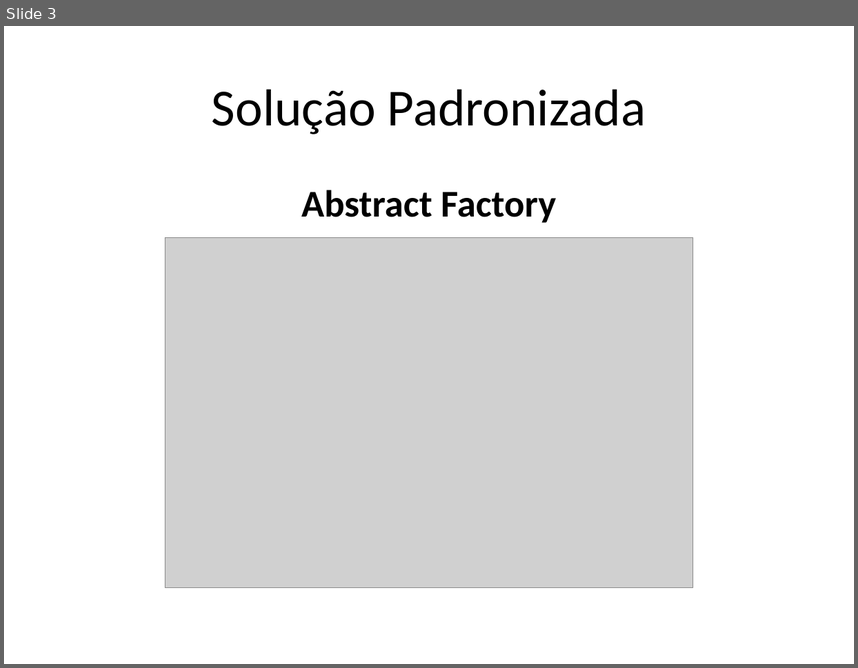
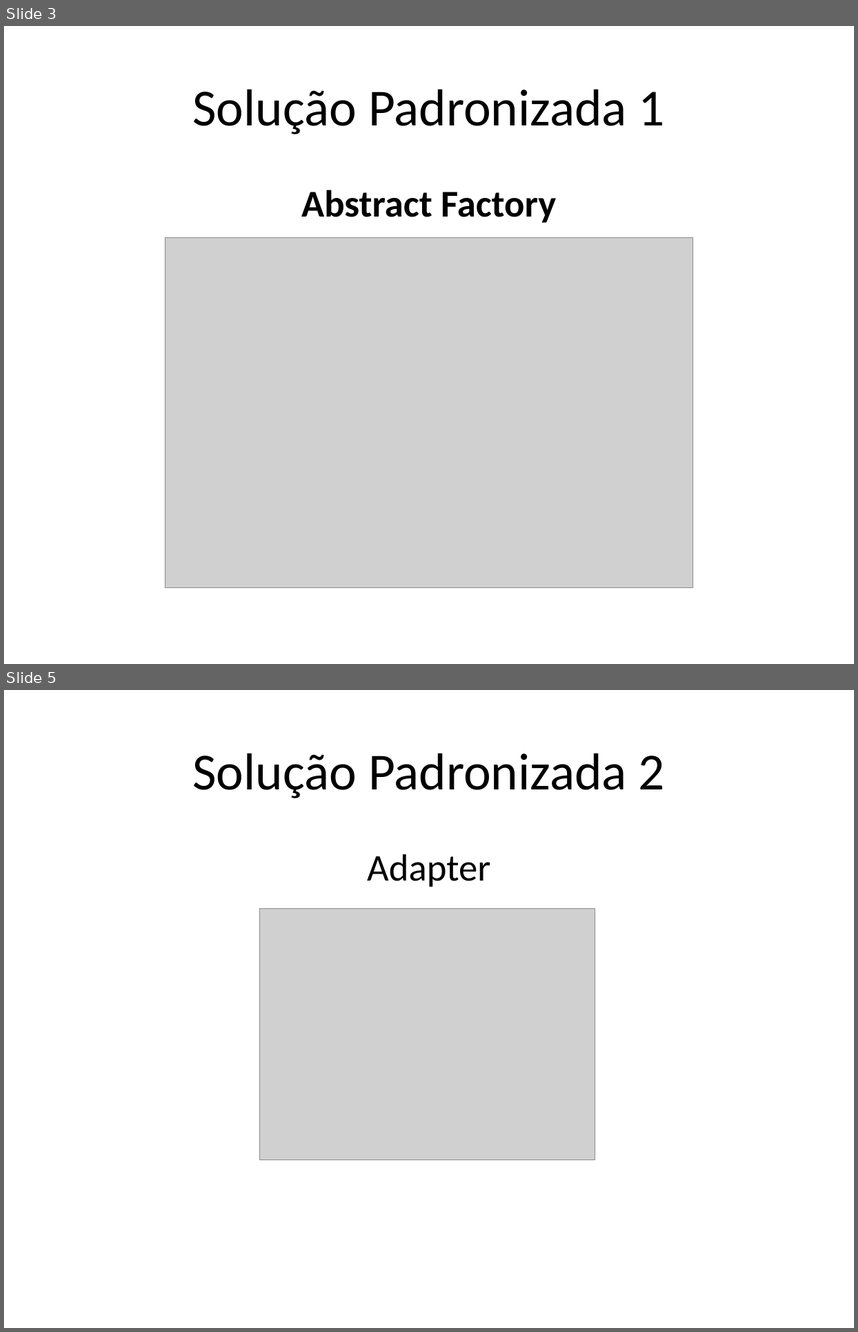
Before and after one commit to DudsNascimento/DuDente, a slide deck: Exemplo de Padrão de Projeto.pptx. Shown one above the other, each under a label of ours: slide 3 before the commit, slides 3 and 5 after it; the slides between them are not shown. The pictures are 858x668 and 858x1332 pixels, drawn with LibreOffice and Linux fonts; fonts in the diff are those of the drawing; grey boxes stand for pictures. Boxes give left, top, right and bottom in pixels: in the first picture for what was removed or moved away, otherwise in the second. Text is boxed around its words. In the diff, an @@ line names an element or a change of style, - is before the commit and + after.

```diff
--- a/Exemplo de Padrão de Projeto.pptx
+++ b/Exemplo de Padrão de Projeto.pptx
@@ slide 5 added at [4,690,854,1328], background #FFFFFF @@
@@ title added at [192,753,665,798], 44 pt, text #000000 @@
+Solução Padronizada 2
@@ text added at [367,854,490,887], 32 pt, text #000000 @@
+Adapter
@@ picture added at [260,909,595,1160] @@
@@ slide 3 changed as well @@
@@ title at [192,89,665,134]: text changed @@
-Solução Padronizada
+Solução Padronizada 1
```
Also in this commit, not shown: 2 other slides changed, 3 other slides added.
